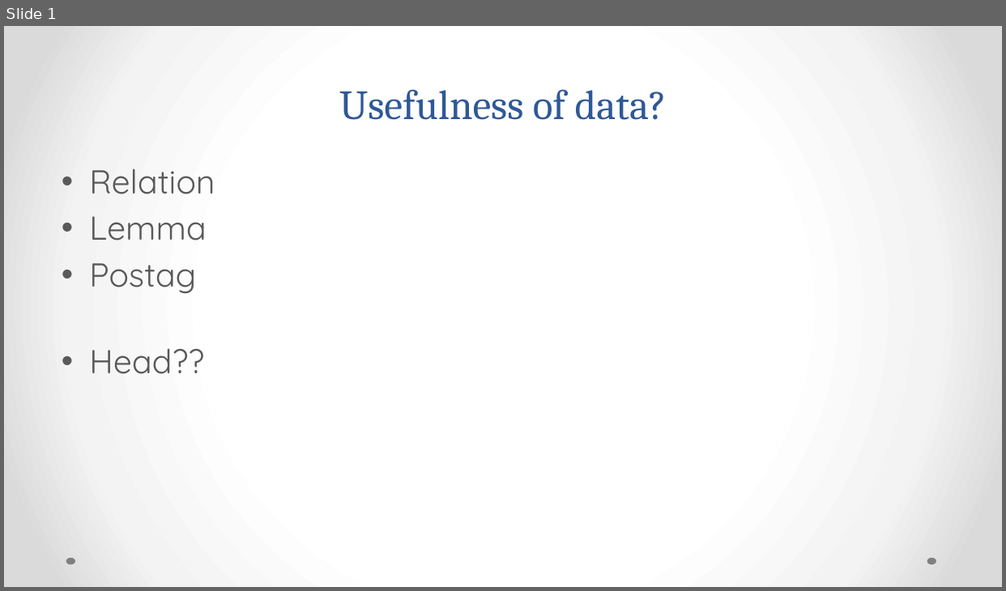
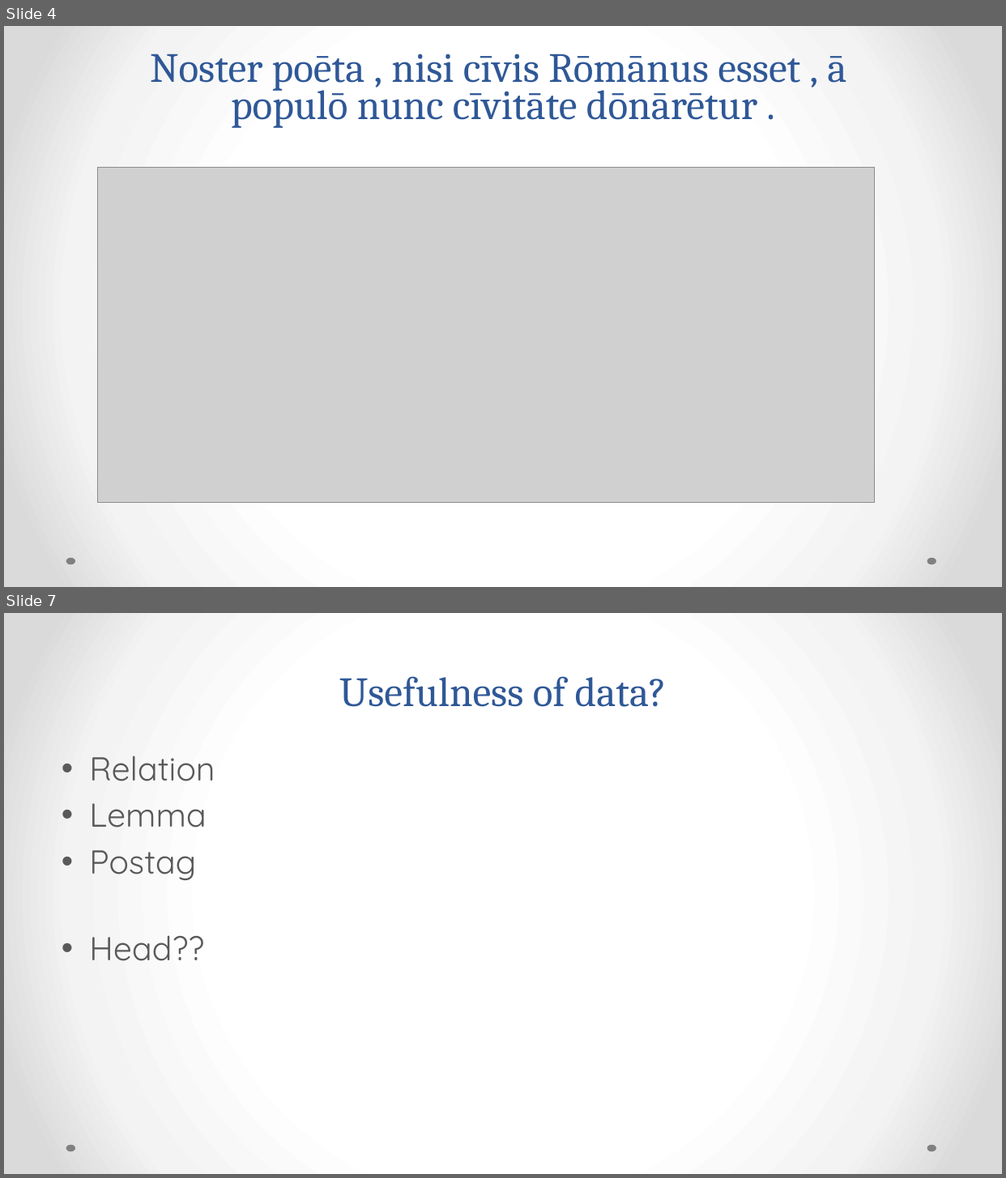
Before and after one commit to rgorman/syntacto_stylistics, a slide deck: Presentations/CAMWS_2016/Gorman_camws_2016.pptx. Shown one above the other, each under a label of ours: slide 1 before the commit, slides 4 and 7 after it; the slides between them are not shown. The pictures are 1006x591 and 1006x1178 pixels, drawn with LibreOffice and Linux fonts; fonts in the diff are those of the drawing; grey boxes stand for pictures. Boxes give left, top, right and bottom in pixels: in the first picture for what was removed or moved away, otherwise in the second. Text is boxed around its words. In the diff, an @@ line names an element or a change of style, - is before the commit and + after.

```diff
--- a/Presentations/CAMWS_2016/Gorman_camws_2016.pptx
+++ b/Presentations/CAMWS_2016/Gorman_camws_2016.pptx
@@ slide 4 added at (4,26,1002,587), background gradient #FFFFFF to #F4F4F4 to #DADADA; not listed: 2 template elements that a slide beside it also shows @@
@@ title added at (150,54,846,128), 40 pt, text #2F5897 @@
+Noster poēta , nisi cīvis Rōmānus esset , ā
+populō nunc cīvitāte dōnārētur .
@@ picture added at (98,168,876,503) @@
@@ what was slide 1 is now slide 7 @@
```
Also in this commit, not shown: 5 other slides added.
